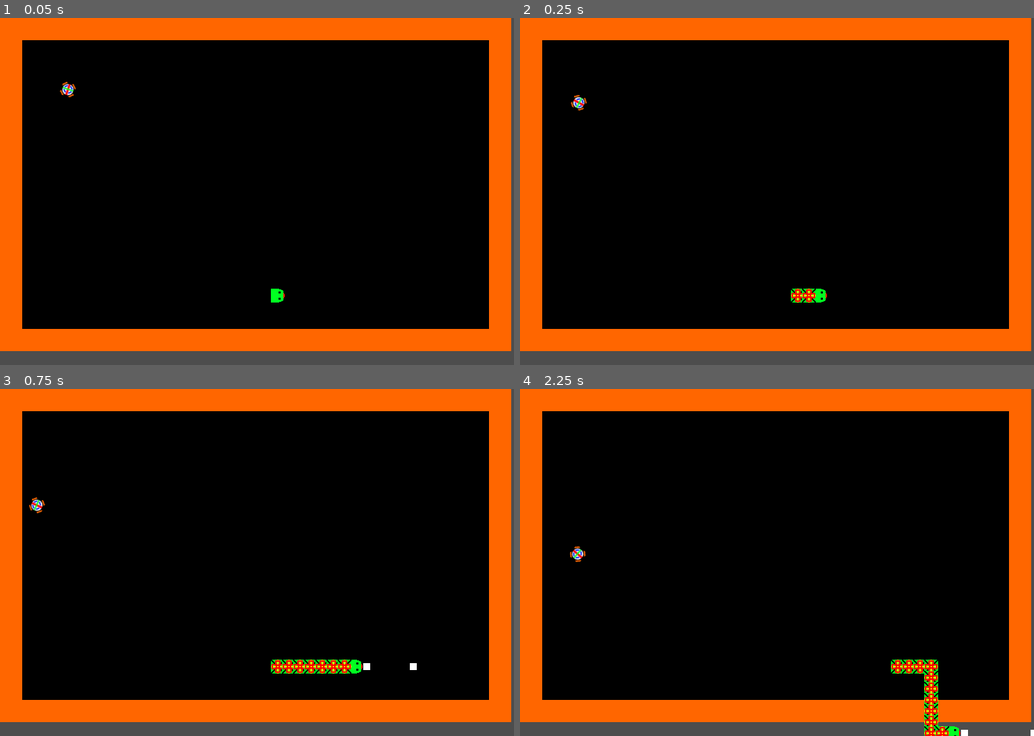
Above: before the commit, frames 1-4 (two rows, left to right).
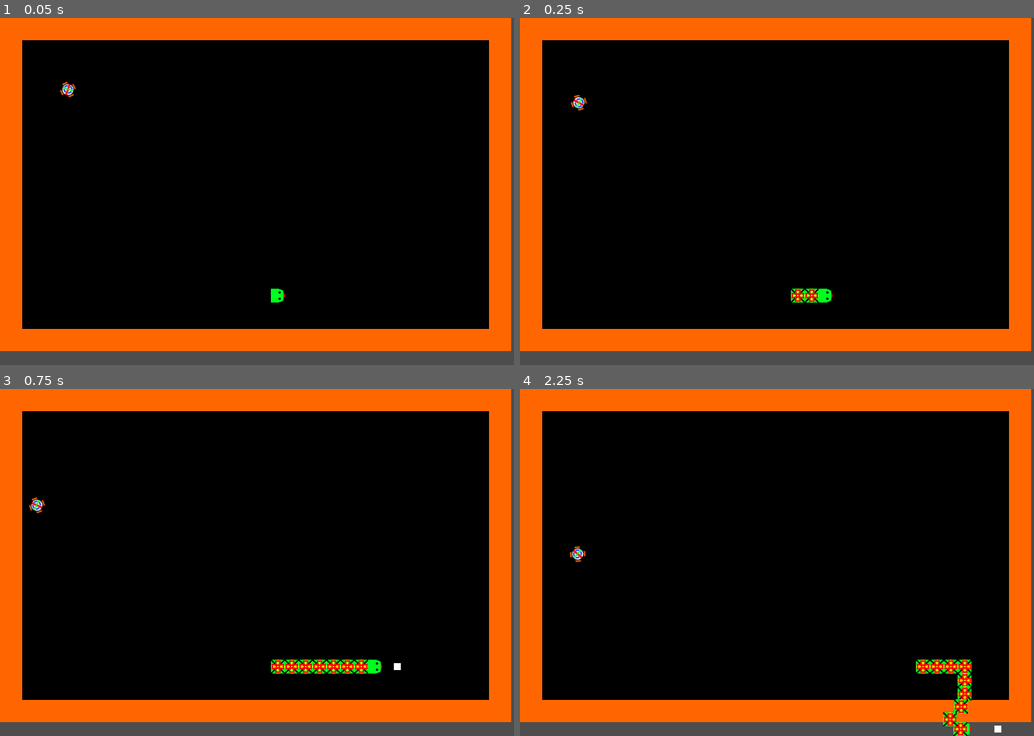
Above: after the commit, the same moments.

Repository: kylemsguy/ShootySnake2
Game: Godot game, scene res://levels/Level1.tscn
The game is run twice, just before and just after one commit, with the same random seed, the same clock (stepped at 60 frames per second) and the same inputs.
Inputs:
- Up to frame 1 (0.05 s): no input
- Up to frame 2 (0.25 s): no input
- Up to frame 3 (0.75 s): hold Right (right) from 0.53 s (still down); hold Space (shoot) from 0.53 s (still down)
- Up to frame 4 (2.25 s): release Right (right) at 1.28 s; release Space (shoot) at 1.28 s; hold Down (down) 1.28-2.03 s; tap Space (shoot) at 1.35 s; hold Right (right) from 2.03 s (still down); hold Space (shoot) from 2.03 s (still down)

Frame 1 is identical in both runs. In frame 2, 0.1% of the frame differs, in the area x 54-61%, y 78-82%; in frame 3, 0.6%; in frame 4, 1.7%, in the area x 72-100%, y 78-100%.

Commit message:
Bullets now disappear when hitting things

Diff:
--- /dev/null
+++ b/entities/snake/bullet.gd
@@ -0,0 +1,20 @@
+extends RigidBody2D
+
+const damage = 10
+
+
+# Called when the node enters the scene tree for the first time.
+func _ready():
+	pass # Replace with function body.
+
+
+# Called every frame. 'delta' is the elapsed time since the previous frame.
+func _process(delta):
+	pass
+
+func _physics_process(delta):
+	var movement = linear_velocity * delta
+	var collision = move_and_collide(movement)
+	if collision:
+		print(collision.get_collider().name)
+		queue_free()
--- a/entities/snake/bullet.tscn
+++ b/entities/snake/bullet.tscn
@@ -1,14 +1,16 @@
-[gd_scene load_steps=3 format=3 uid="uid://oq27dh36duve"]
+[gd_scene load_steps=4 format=3 uid="uid://oq27dh36duve"]
 
 [ext_resource type="Texture2D" uid="uid://dj44l1g0cg5f7" path="res://entities/snake/bullet.png" id="1_6fovn"]
+[ext_resource type="Script" path="res://entities/snake/bullet.gd" id="1_hl3ao"]
 
 [sub_resource type="RectangleShape2D" id="RectangleShape2D_w08df"]
 
 [node name="Bullet" type="RigidBody2D"]
 gravity_scale = 1.66533e-16
+script = ExtResource("1_hl3ao")
+
+[node name="Sprite2D" type="Sprite2D" parent="."]
+texture = ExtResource("1_6fovn")
 
 [node name="CollisionShape2D" type="CollisionShape2D" parent="."]
 shape = SubResource("RectangleShape2D_w08df")
-
-[node name="Sprite2D" type="Sprite2D" parent="."]
-texture = ExtResource("1_6fovn")
--- a/entities/snake/snake.gd
+++ b/entities/snake/snake.gd
@@ -12,7 +12,7 @@
 var curr_time = 0
 var next_rotate = null
 var next_shoot = false
-const bullet_offset = 16
+const bullet_offset = 32
 const bullet_speed = 1000
 
 func create_body_segment():
--- a/entities/snake/snake_head_controller.gd
+++ b/entities/snake/snake_head_controller.gd
@@ -1,17 +1,21 @@
 extends CharacterBody2D
 
 var direction = Global.MOVE_SET.RIGHT
-const step = 16
+const step = 20
 
 func move_forward():
+	var pos = Vector2()
 	if direction == Global.MOVE_SET.UP:
-		position.y -= step
+		pos.y -= step
 	elif direction == Global.MOVE_SET.RIGHT:
-		position.x += step
+		pos.x += step
 	elif direction == Global.MOVE_SET.DOWN:
-		position.y += step
+		pos.y += step
 	elif direction == Global.MOVE_SET.LEFT:
-		position.x -= step
+		pos.x -= step
+	var collision = move_and_collide(pos)
+	if collision:
+		print(collision.get_collider().name)
 
 # Called when the node enters the scene tree for the first time.
 func _ready():
--- a/levels/Level1.tscn
+++ b/levels/Level1.tscn
@@ -1,8 +1,9 @@
-[gd_scene load_steps=4 format=3 uid="uid://dsln4lptrmhae"]
+[gd_scene load_steps=5 format=3 uid="uid://dsln4lptrmhae"]
 
 [ext_resource type="Script" path="res://levels/Level1.gd" id="1_70bqr"]
 [ext_resource type="TileSet" uid="uid://cq1t4nn2j8agq" path="res://levels/background.tres" id="1_w2lhy"]
 [ext_resource type="AudioStream" uid="uid://c3b0qcteso4h3" path="res://sound/bgm/Ouroboros.mp3" id="3_5jjcn"]
+[ext_resource type="Script" path="res://levels/Level1_TileMap.gd" id="3_gw5ma"]
 
 [node name="Level1" type="Node2D"]
 script = ExtResource("1_70bqr")
@@ -15,6 +16,7 @@
 layer_1/name = "floor"
 layer_1/z_index = -1
 layer_1/tile_data = PackedInt32Array(131074, 1, 0, 196610, 1, 1, 262146, 1, 0, 327682, 1, 1, 393218, 1, 0, 458754, 1, 1 …(17901 unchanged characters)…
+script = ExtResource("3_gw5ma")
 
 [node name="AudioStreamPlayer" type="AudioStreamPlayer" parent="."]
 stream = ExtResource("3_5jjcn")
--- /dev/null
+++ b/levels/Level1_TileMap.gd
@@ -0,0 +1,12 @@
+extends TileMap
+
+const damage = 1e99
+
+# Called when the node enters the scene tree for the first time.
+func _ready():
+	pass # Replace with function body.
+
+
+# Called every frame. 'delta' is the elapsed time since the previous frame.
+func _process(delta):
+	pass
Not shown: 1 places in entities/snake/snake.tscn that only renumber resources
